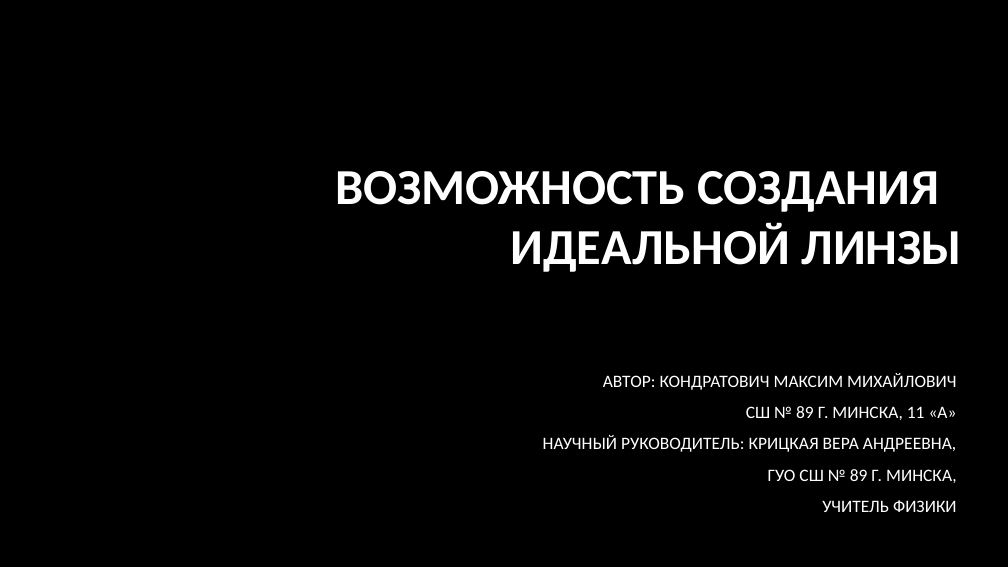
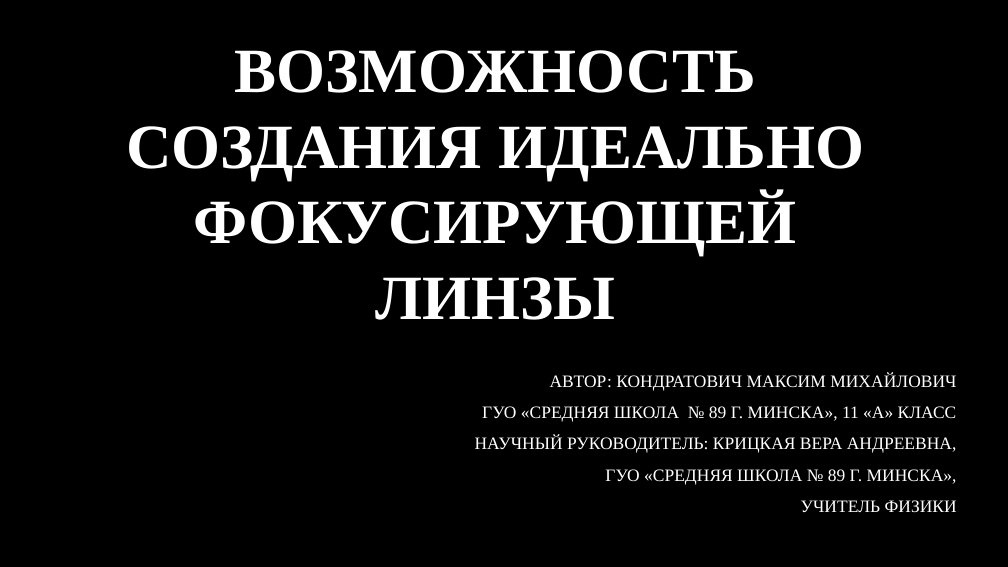
Before and after one commit to KondratovichMaxim/sciense, a slide deck: slide 1 of создания идеальной линзы.pptx. Drawn at 1008x567 pixels with LibreOffice and Linux fonts; fonts in the diff are those of the drawing; background and template pictures are left out. Boxes give left, top, right and bottom in pixels: in the first picture for what was removed or moved away, otherwise in the second. Text is boxed around its words. In the diff, an @@ line names an element or a change of style, - is before the commit and + after.

```diff
--- a/создания идеальной линзы.pptx
+++ b/создания идеальной линзы.pptx
@@ title at <box>126,50,864,320</box>: text changed; size 48 to 60 pt; font Calibri to Times New Roman @@
-ВОЗМОЖНОСТЬ СОЗДАНИЯ ИДЕАЛЬНОЙ ЛИНЗЫ
+ВОЗМОЖНОСТЬ СОЗДАНИЯ ИДЕАЛЬНО ФОКУСИРУЮЩЕЙ ЛИНЗЫ
@@ subtitle at <box>475,373,957,512</box>: font Calibri to Times New Roman in "АВТОР: КОНДРАТОВИЧ МАКСИМ МИХАЙЛОВИЧ", "НАУЧНЫЙ РУКОВОДИТЕЛЬ: КРИЦКАЯ ВЕРА АНДРЕЕВНА,", "УЧИТЕЛЬ ФИЗИКИ" @@
@@ subtitle at <box>482,406,957,422</box>: text changed; font Calibri to Times New Roman @@
-СШ № 89 Г. МИНСКА, 11 «А»
+ГУО «СРЕДНЯЯ ШКОЛА № 89 Г. МИНСКА», 11 «А» КЛАСС
@@ subtitle at <box>605,469,957,485</box>: text changed; font Calibri to Times New Roman @@
-ГУО СШ № 89 Г. МИНСКА,
+ГУО «СРЕДНЯЯ ШКОЛА № 89 Г. МИНСКА»,
```
Also in this commit, not shown: 17 other slides changed, 6 slides added, 3 slides removed.
